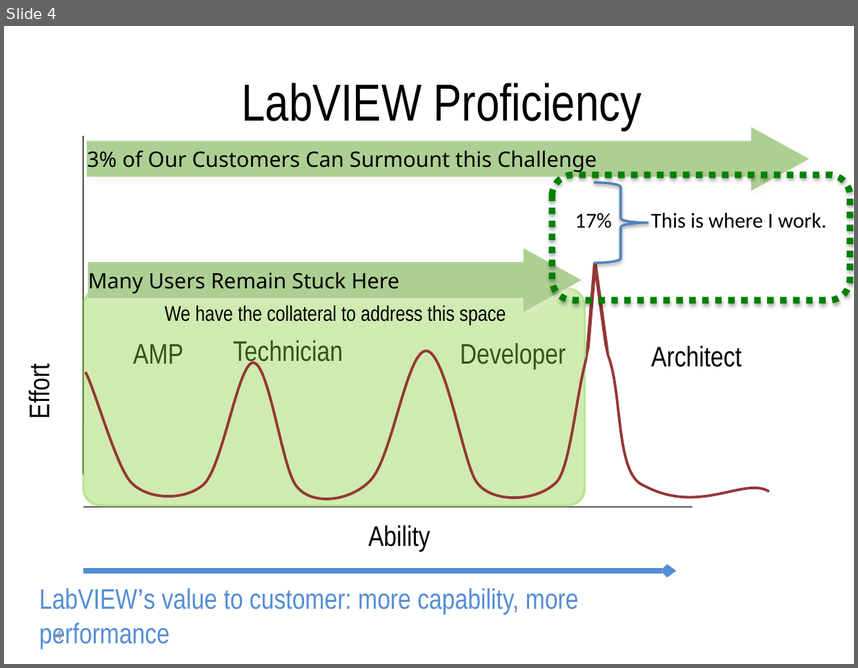
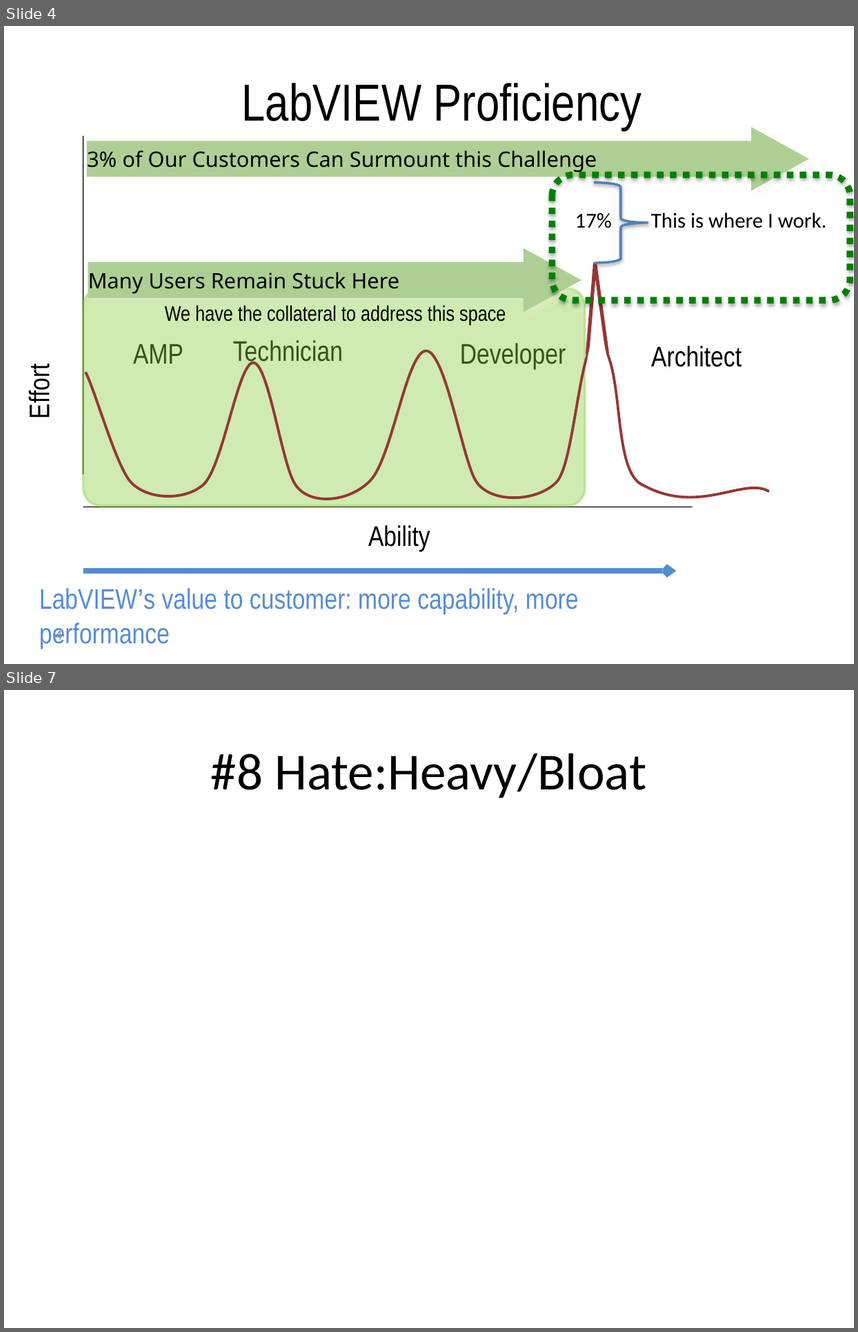
Before and after one commit to njhollenback/Presentations, a slide deck: 9-5 Things That I Love Hate About Actor Framework.pptx. Shown one above the other, each under a label of ours: slide 4 before the commit, slides 4 and 7 after it; the slides between them are not shown. The pictures are 858x668 and 858x1332 pixels, drawn with LibreOffice and Linux fonts; fonts in the diff are those of the drawing. Boxes give left, top, right and bottom in pixels: in the first picture for what was removed or moved away, otherwise in the second. Text is boxed around its words. In the diff, an @@ line names an element or a change of style, - is before the commit and + after.

```diff
--- a/9-5 Things That I Love Hate About Actor Framework.pptx
+++ b/9-5 Things That I Love Hate About Actor Framework.pptx
@@ slide 7 added at (4,690,854,1328), background #FFFFFF @@
@@ title added at (211,753,646,798), 44 pt, text #000000 @@
+#8 Hate:Heavy/Bloat
```
Also in this commit, not shown: 2 slides changed, 8 other slides added.
